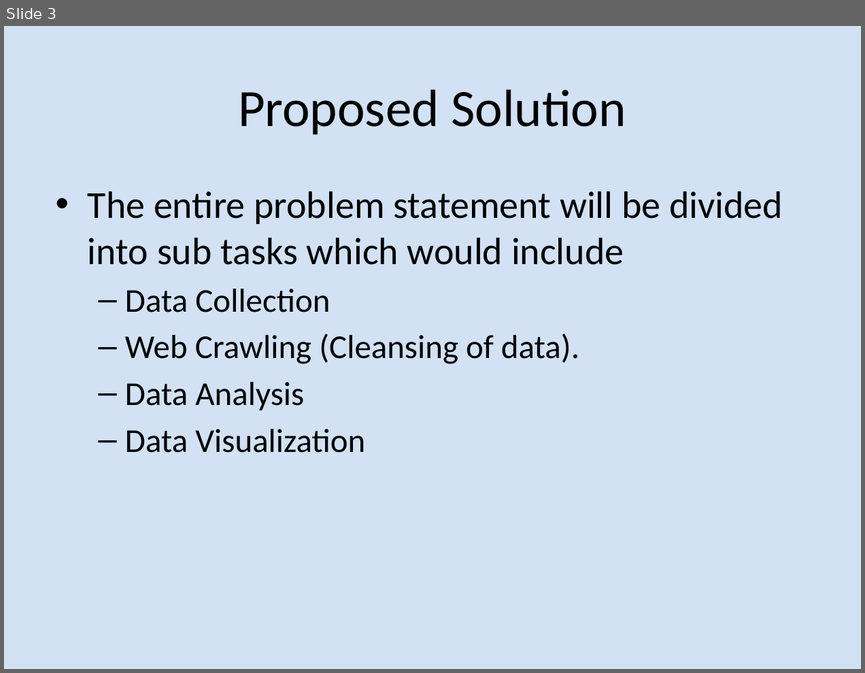
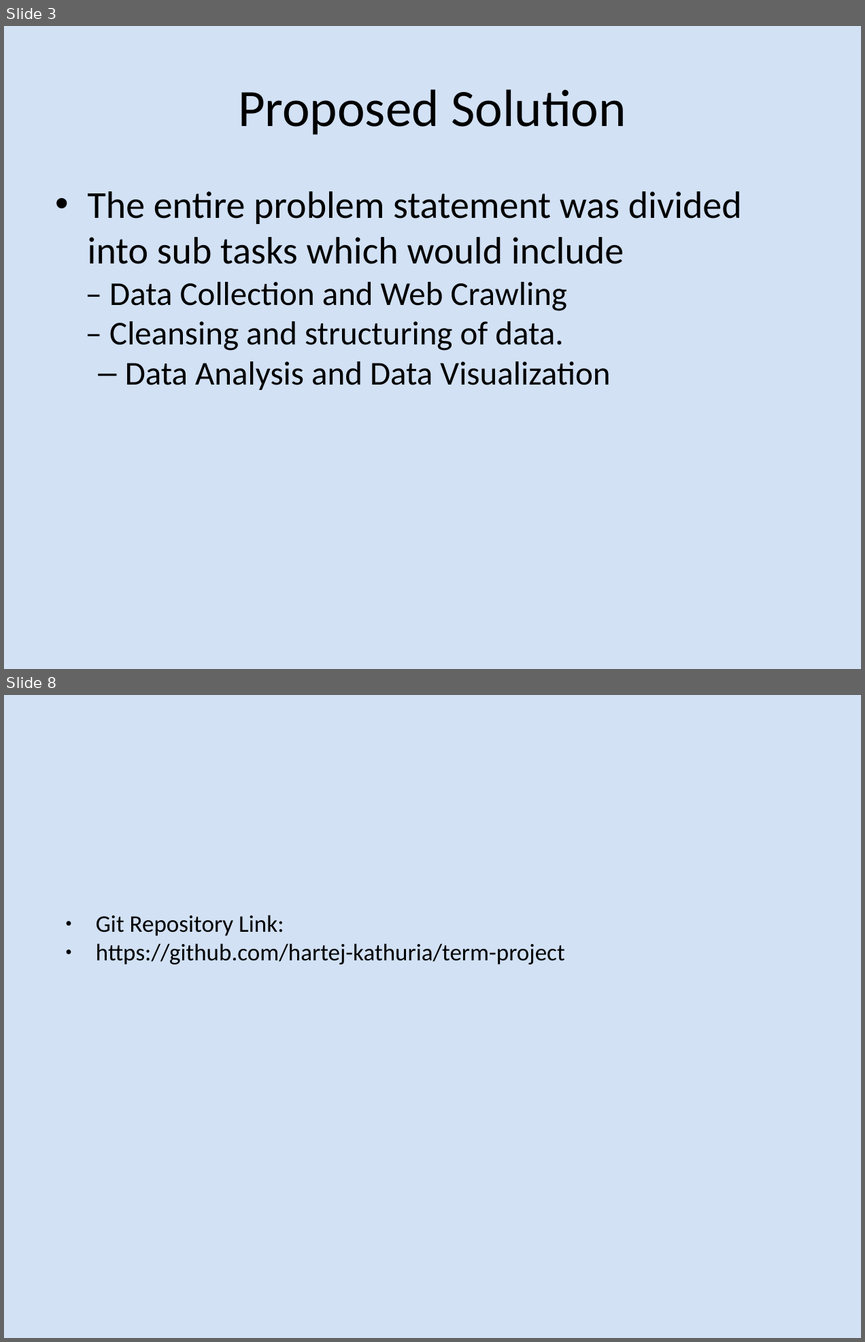
Before and after one commit to hartej-kathuria/term-project, a slide deck: HTML Attribute Analysis of the Top 200 Most.pptx. Shown one above the other, each under a label of ours: slide 3 before the commit, slides 3 and 8 after it; the slides between them are not shown. The pictures are 865x673 and 865x1342 pixels, drawn with LibreOffice and Linux fonts; fonts in the diff are those of the drawing. Boxes give left, top, right and bottom in pixels: in the first picture for what was removed or moved away, otherwise in the second. Text is boxed around its words. In the diff, an @@ line names an element or a change of style, - is before the commit and + after.

```diff
--- a/HTML Attribute Analysis of the Top 200 Most.pptx
+++ b/HTML Attribute Analysis of the Top 200 Most.pptx
@@ slide 8 added at box(4, 695, 861, 1338), background #C6D9F1 at 78% opacity @@
@@ text added at box(96, 915, 565, 964), 20 pt, text #000000 @@
+● Git Repository Link:
+● https://github.com/hartej-kathuria/term-project
@@ slide 3 changed as well @@
@@ text at box(88, 191, 742, 390): text changed @@
-• The entire problem statement will be divided into sub tasks which would include
-  – Data Collection
-  – Web Crawling (Cleansing of data).
-  – Data Analysis
-  – Data Visualization
+• The entire problem statement was divided into sub tasks which would include
+– Data Collection and Web Crawling
+– Cleansing and structuring of data.
+  – Data Analysis and Data Visualization
```
Also in this commit, not shown: 2 other slides changed, 4 other slides added, 3 slides removed.
